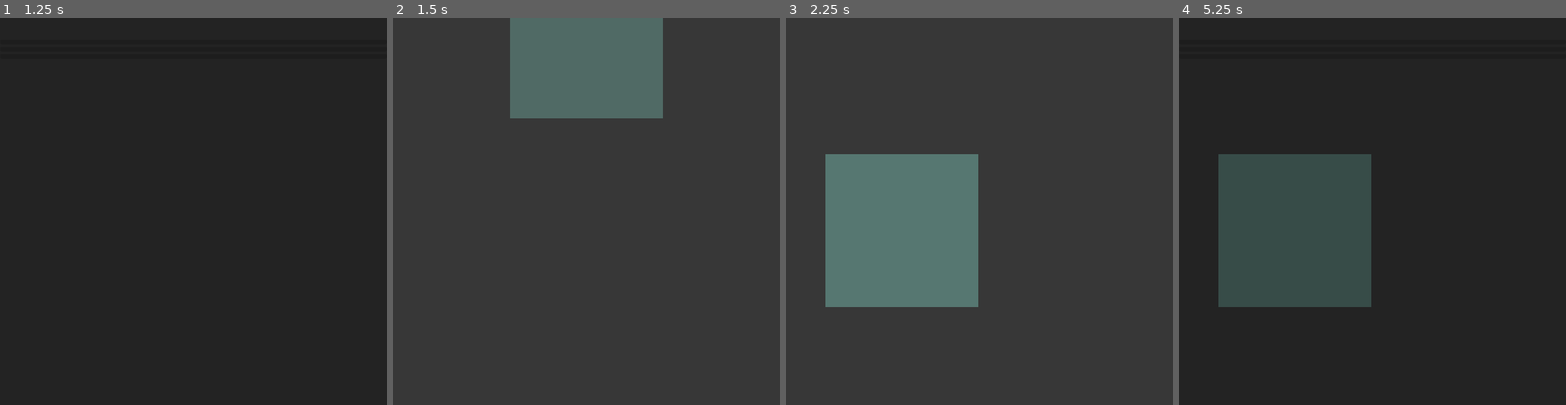
Above: before the commit, frames 1-4 (left to right).
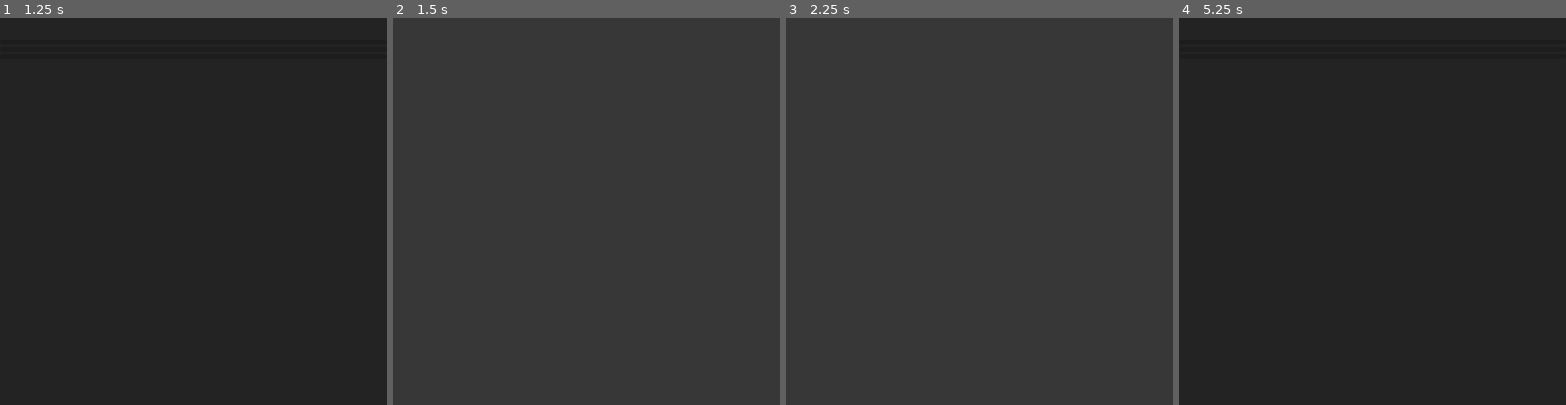
Above: after the commit, the same moments.

Repository: volatusveritas/Trinitas
Game: Godot game, scene res://scenarios/TableScreen/TableScreen.tscn
Two runs of this game, one before a commit and one after it. Both use one fixed random seed, a clock stepped at 60 frames per second and the inputs below. This scene is started directly instead of the project's main scene.
Inputs (mouse positions are in pixels of both pictures, inside the frame that each line leads up to):
- Up to frame 1 (1.25 s): tap Enter at 0.5 s; move the mouse to (278, 192) at 0.52 s; tap Q (add_item) at 0.6 s; click (278, 192) at 0.67 s
- Up to frame 2 (1.5 s): click "Roach Killer" at 1.25 s
- Up to frame 3 (2.25 s): tap Space at 2 s; move the mouse to (902, 230) at 2.02 s; tap S (camera_down) at 2.1 s; click (902, 230) at 2.17 s
- Up to frame 4 (5.25 s): tap Enter at 2.75, 4.25 s; move the mouse to (1411, 126) at 2.77 s; tap A (camera_left) at 2.85 s; click (1411, 126) at 2.92 s; tap Space at 3.5, 5 s; move the mouse to (1353, 288) at 3.52 s; tap D (camera_right) at 3.6 s; click (1353, 288) at 3.67 s; move the mouse to (1488, 269) at 4.27 s; tap W (camera_up) at 4.35 s; click (1488, 269) at 4.42 s; move the mouse to (1256, 153) at 5.02 s; tap Q (add_item) at 5.1 s; click (1256, 153) at 5.17 s

Frame 1 is identical in both runs. In frame 2, 10% of the frame differs, in the area x 30-70%, y 0-26%; in frame 3, 16%, in the area x 10-50%, y 35-75%; in frame 4, 16%.
Error after the commit: Invalid access to property or key 'item_requested' on a base object of type 'null instance'. (res://scenarios/TableScreen/TableScreen.gd:8)

Commit message:
feat: update scene file

Diff:
--- a/scenarios/TableScreen/TableScreen.tscn
+++ b/scenarios/TableScreen/TableScreen.tscn
@@ -1,6 +1,7 @@
-[gd_scene load_steps=6 format=3 uid="uid://c2mtkd1wdlf0c"]
+[gd_scene load_steps=7 format=3 uid="uid://c2mtkd1wdlf0c"]
 
 [ext_resource type="Script" path="res://scenarios/TableScreen/TableScreen.gd" id="1_oohwr"]
+[ext_resource type="Script" path="res://scenarios/TableScreen/Camera.gd" id="2_i4s73"]
 [ext_resource type="Script" path="res://scenarios/TableScreen/TableItems.gd" id="2_ugci6"]
 [ext_resource type="Script" path="res://scenarios/TableScreen/MouseHub.gd" id="2_xrvjm"]
 [ext_resource type="Script" path="res://scenarios/TableScreen/NewItemSelector.gd" id="3_2p4jk"]
@@ -14,15 +15,6 @@
 grow_horizontal = 2
 grow_vertical = 2
 script = ExtResource("1_oohwr")
-
-[node name="Background" type="ColorRect" parent="."]
-layout_mode = 1
-anchors_preset = 15
-anchor_right = 1.0
-anchor_bottom = 1.0
-grow_horizontal = 2
-grow_vertical = 2
-color = Color(0.215686, 0.215686, 0.215686, 1)
 
 [node name="TableItems" type="Control" parent="."]
 anchors_preset = 0
@@ -42,9 +34,16 @@
 offset_bottom = 40.0
 script = ExtResource("2_xrvjm")
 
-[node name="NewItemSelector" type="Control" parent="."]
+[node name="Camera" type="Camera2D" parent="."]
+position_smoothing_enabled = true
+position_smoothing_speed = 20.0
+script = ExtResource("2_i4s73")
+
+[node name="FixedLayer" type="CanvasLayer" parent="."]
+
+[node name="NewItemSelector" type="Control" parent="FixedLayer"]
 visible = false
-layout_mode = 1
+layout_mode = 3
 anchors_preset = 15
 anchor_right = 1.0
 anchor_bottom = 1.0
@@ -52,7 +51,7 @@
 grow_vertical = 2
 script = ExtResource("3_2p4jk")
 
-[node name="Background" type="ColorRect" parent="NewItemSelector"]
+[node name="Background" type="ColorRect" parent="FixedLayer/NewItemSelector"]
 layout_mode = 1
 anchors_preset = 15
 anchor_right = 1.0
@@ -61,7 +60,7 @@
 grow_vertical = 2
 color = Color(0, 0, 0, 0.364706)
 
-[node name="Elements" type="VBoxContainer" parent="NewItemSelector"]
+[node name="Elements" type="VBoxContainer" parent="FixedLayer/NewItemSelector"]
 layout_mode = 1
 anchors_preset = -1
 anchor_top = 0.05
@@ -70,24 +69,24 @@
 grow_horizontal = 2
 grow_vertical = 2
 
-[node name="Title" type="Label" parent="NewItemSelector/Elements"]
+[node name="Title" type="Label" parent="FixedLayer/NewItemSelector/Elements"]
 layout_mode = 2
 theme_override_font_sizes/font_size = 32
 text = "New Item"
 horizontal_alignment = 1
 vertical_alignment = 1
 
-[node name="ScrollContainer" type="ScrollContainer" parent="NewItemSelector/Elements"]
+[node name="ScrollContainer" type="ScrollContainer" parent="FixedLayer/NewItemSelector/Elements"]
 layout_mode = 2
 size_flags_vertical = 3
 horizontal_scroll_mode = 0
 
-[node name="ItemButtons" type="VBoxContainer" parent="NewItemSelector/Elements/ScrollContainer"]
+[node name="ItemButtons" type="VBoxContainer" parent="FixedLayer/NewItemSelector/Elements/ScrollContainer"]
 layout_mode = 2
 size_flags_horizontal = 3
 alignment = 1
 
-[node name="Button" type="Button" parent="NewItemSelector/Elements/ScrollContainer/ItemButtons"]
+[node name="Button" type="Button" parent="FixedLayer/NewItemSelector/Elements/ScrollContainer/ItemButtons"]
 visible = false
 layout_mode = 2
 text = "Example Item"
